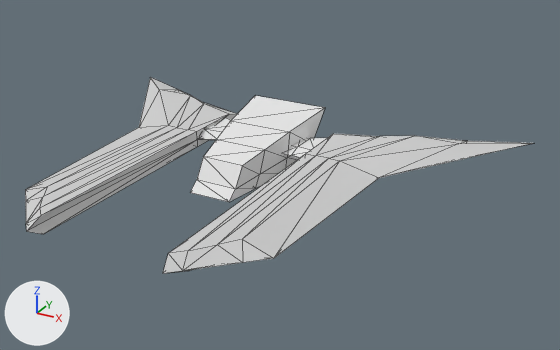
Renders of the OBJ model Data/ship.obj from each side of a commit.
Both versions are drawn from a camera (50 mm lens) standing at (30.9, -53.1, 23.8) and looking at (3.7, -3.7, -0.9). Arrows for +X, +Y and +Z are at lower left; the lights stay in place. Mesh edges are drawn as thin lines. Where no turn or scale is listed for an object, it has been applied to the vertices.

Objects in the first picture: 'Attach_attach', 'Core', 'Wing'.
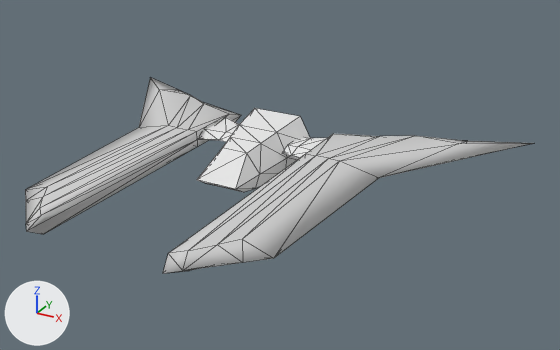
The newer file is also rescaled (x0.5), turned or shifted as a whole; pictures and numbers use the older file's frame.

Boxes (x1, y1, x2, y2) around the edits, measured in the pictures (560 x 350 px; the box of a moved part takes in the faces that stretch with it):
part 1 of me_core, moved or reshaped
    before: (190, 96, 325, 202)
    after: (197, 108, 310, 192)
part 2 of me_wing, shading changed
    both: (25, 77, 533, 273)

Diff of the bpy script that builds the scene:
```diff
--- a/Data/ship.obj.py
+++ b/Data/ship.obj.py
@@ me_core @@
 # used by ob_core; location = (0.0, 0.0, 0.0)
-me_core.from_pydata(...)  # 24 vertices, 44 faces; spans x -3.51..3.51, y -8.19..4.8, z -1.85..2.2
+me_core.from_pydata(...)  # 24 vertices, 44 faces; spans x -3.51..3.51, y -7.27..2.59, z -1.85..1.88
+# me_core part 1
+# 20 faces are deleted
+# 10 vertices move from x -3.51..3.51, y -8.19..4.8, z -1.8..2.2 to x -2.24..2.24, y -6.13..2.59, z -1.8..1.88
+# 20 new faces join them
 me_core.materials.append(mat_none)
@@ me_wing @@
 me_wing.from_pydata(...)  # 68 vertices, 128 faces; spans x -20.2..20.2, y -21.4..11.0, z -0.7..0.7
 # used by ob_wing; location = (0.0, 0.0, 0.0)
+# me_wing part 2: edges marked sharp go from 95 to 0
 me_wing.materials.append(mat_material_001)
```
